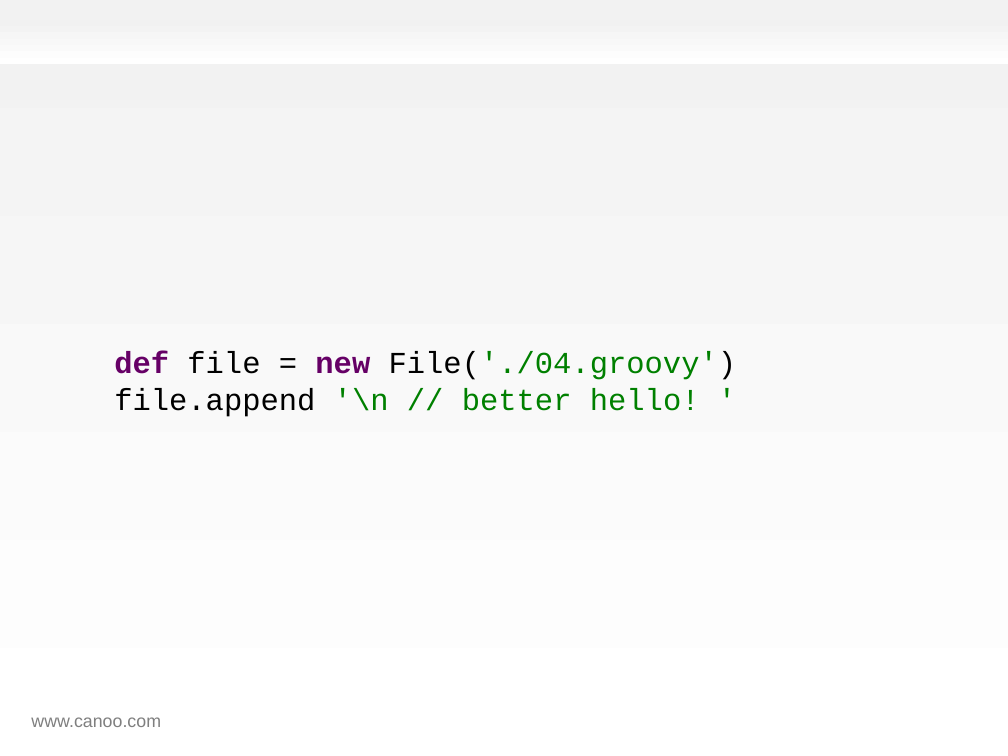
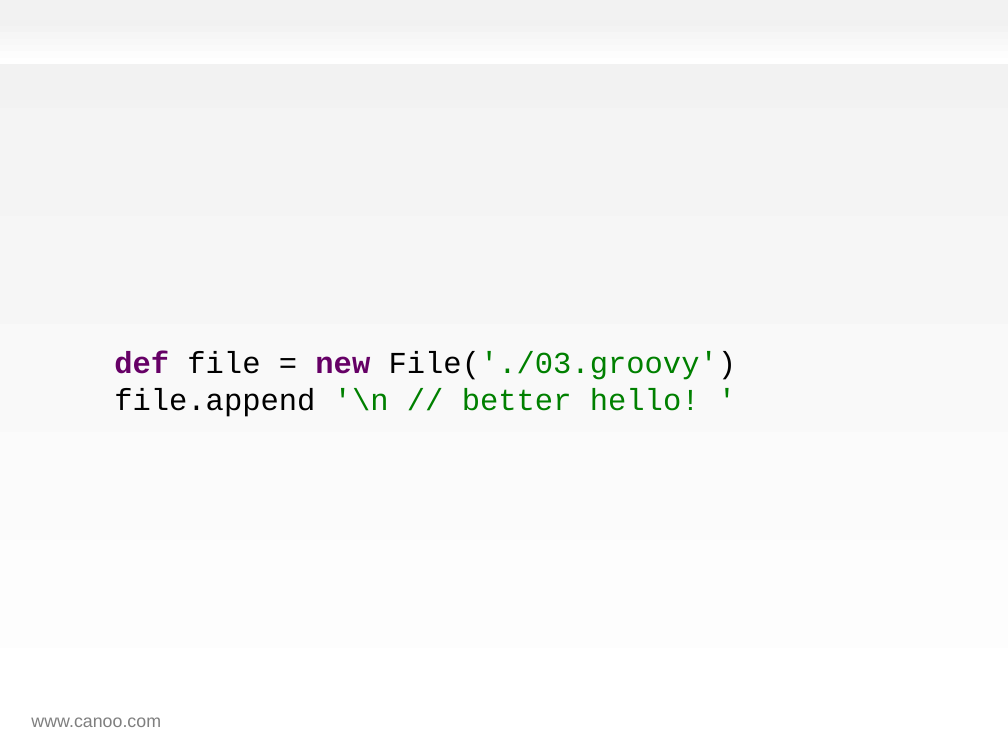
Before and after one commit to HamletDRC/presentations, a slide deck: slide 93 of effectivegroovy/effectivegroovy.odp (slide 91 before the commit). Drawn at 1008x756 pixels with LibreOffice and Linux fonts; fonts in the diff are those of the drawing; background and template pictures are left out. Boxes give left, top, right and bottom in pixels: in the first picture for what was removed or moved away, otherwise in the second. Text is boxed around its words. In the diff, an @@ line names an element or a change of style, - is before the commit and + after.

Commit message:
updated effective Groovy with new codenarc images and more more file example

```diff
--- a/effectivegroovy/effectivegroovy.odp
+++ b/effectivegroovy/effectivegroovy.odp
@@ text at (114,351,736,380): text changed @@
-def file = new File('./04.groovy')
+def file = new File('./03.groovy')
```
Also in this commit, not shown: 4 slides added, 1 other file.
